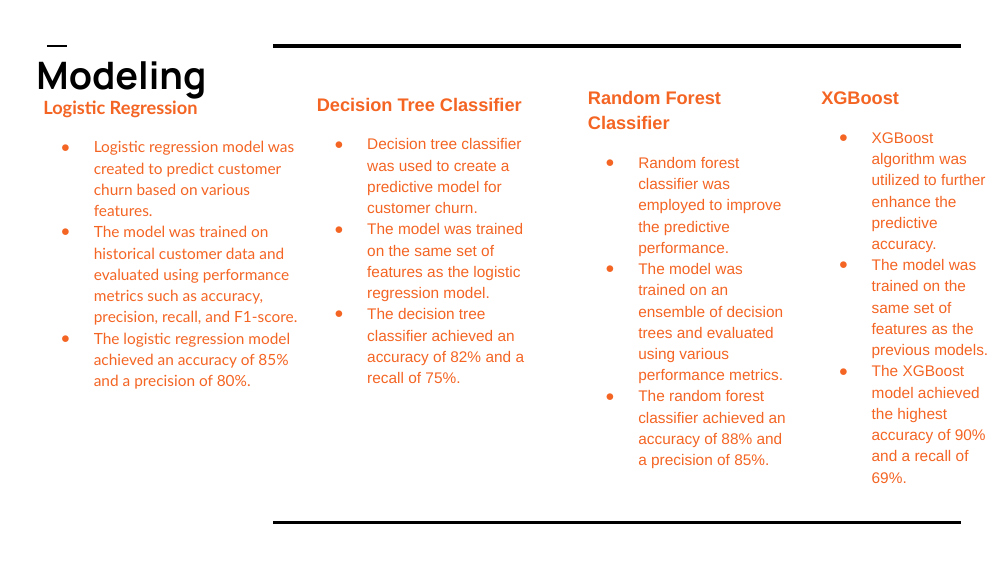
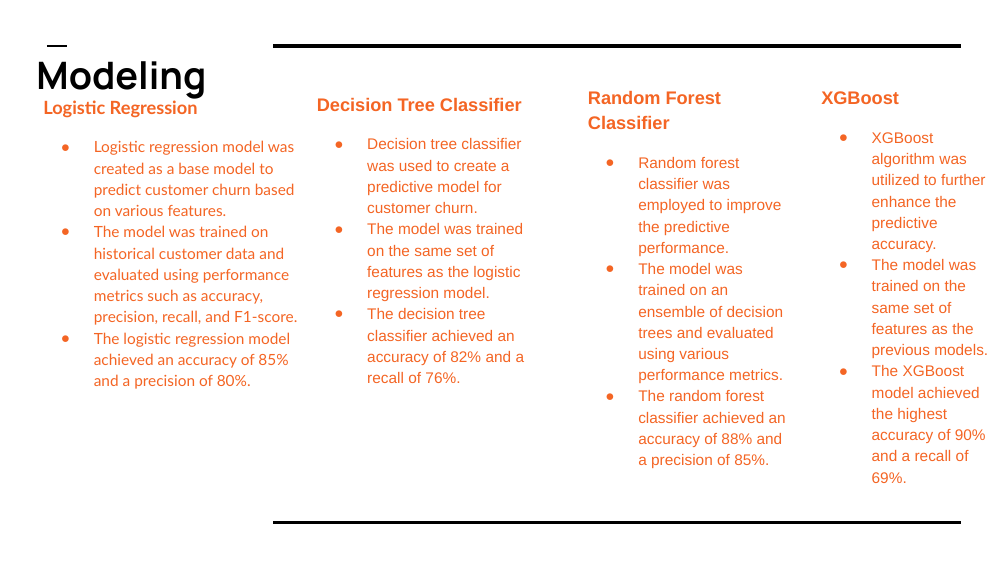
Before and after one commit to Nzuuko/Phase-3-Project, a slide deck: slide 12 of SyriaTel Customer Churn Predictive Analysis.pptx. Drawn at 1008x567 pixels with LibreOffice and Linux fonts; fonts in the diff are those of the drawing. Boxes give left, top, right and bottom in pixels: in the first picture for what was removed or moved away, otherwise in the second. Text is boxed around its words. In the diff, an @@ line names an element or a change of style, - is before the commit and + after.

```diff
--- a/SyriaTel Customer Churn Predictive Analysis.pptx
+++ b/SyriaTel Customer Churn Predictive Analysis.pptx
@@ text at <box>94,140,295,216</box>: text changed @@
-● Logistic regression model was created to predict customer churn based on various features.
+● Logistic regression model was created as a base model to predict customer churn based on various features.
@@ text at <box>367,308,525,383</box>: text changed @@
-● The decision tree classifier achieved an accuracy of 82% and a recall of 75%.
+● The decision tree classifier achieved an accuracy of 82% and a recall of 76%.
```
Also in this commit, not shown: 1 other slide changed.
